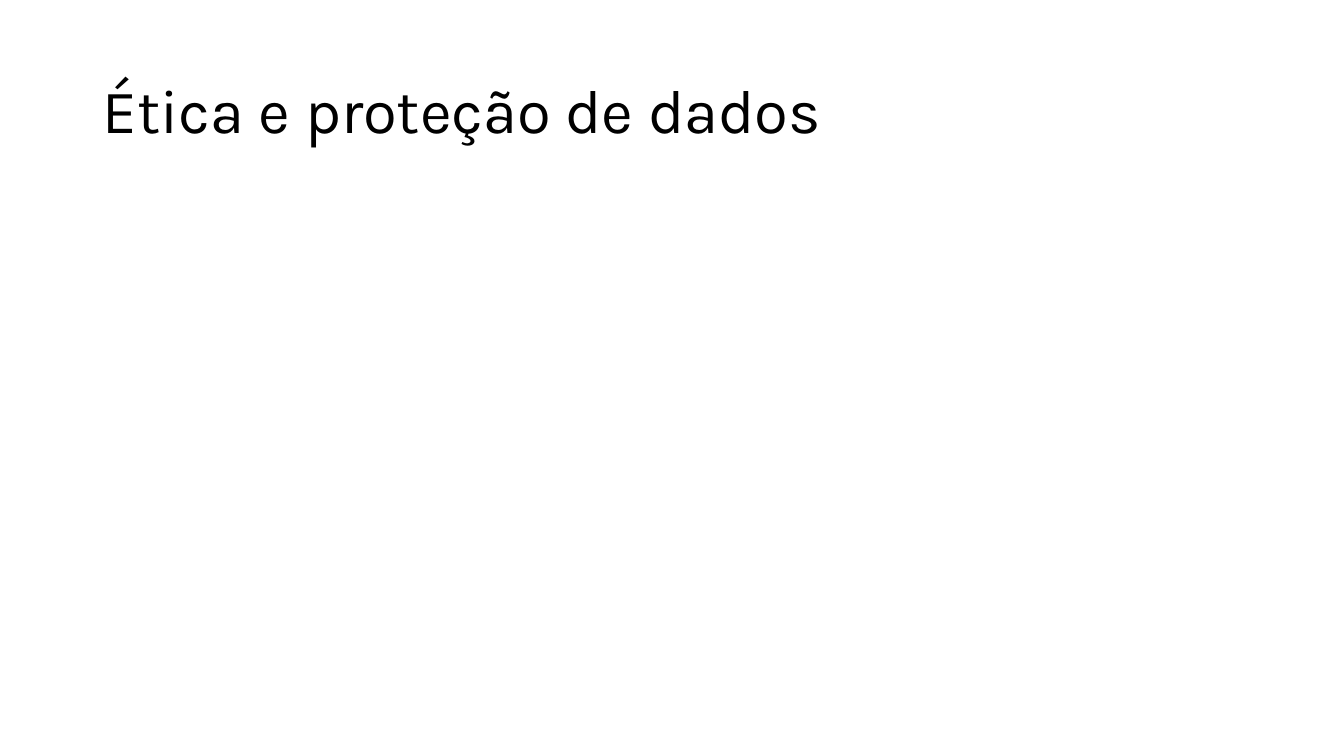
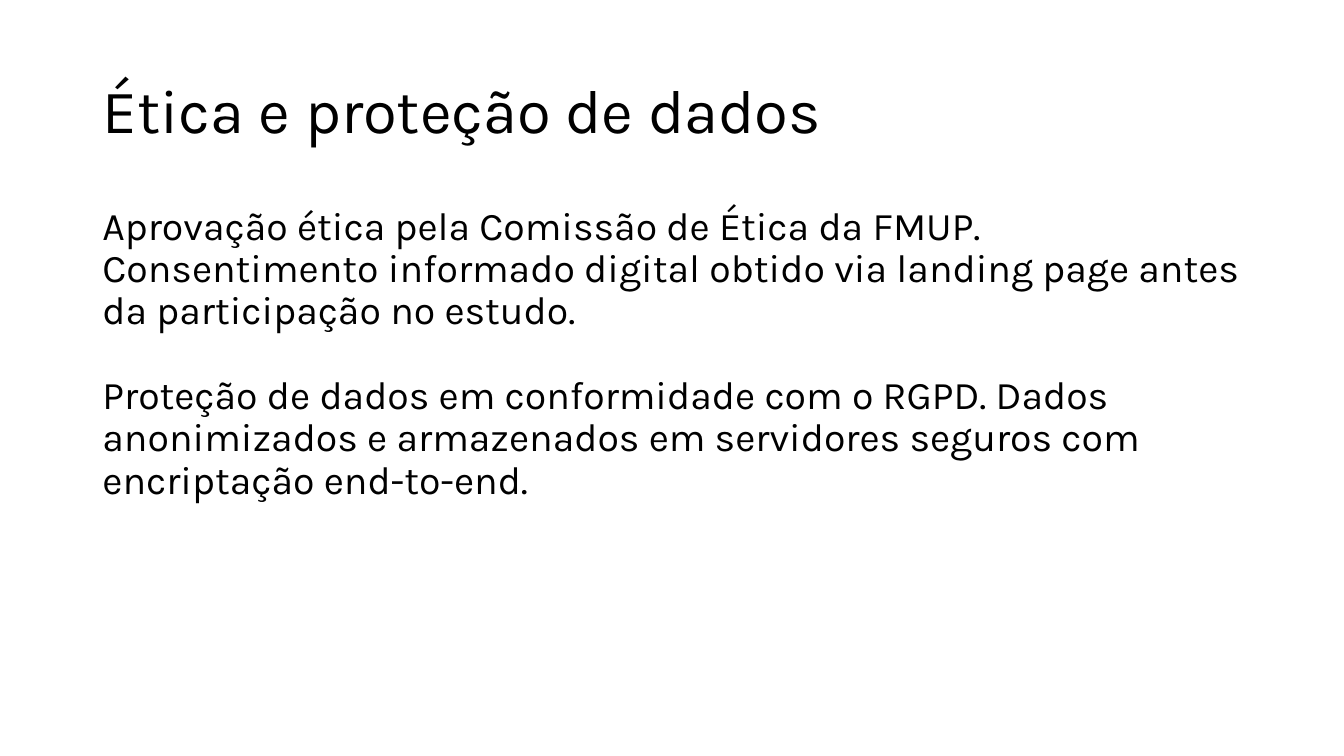
Before and after one commit to sofiawxys/Projeto_FerramentasProdutividade_G_2_E3, a slide deck: slide 10 of projeto_fp_tp10.pptx. Drawn at 1344x756 pixels with LibreOffice and Linux fonts; fonts in the diff are those of the drawing. Boxes give left, top, right and bottom in pixels: in the first picture for what was removed or moved away, otherwise in the second. Text is boxed around its words. In the diff, an @@ line names an element or a change of style, - is before the commit and + after.

```diff
--- a/projeto_fp_tp10.pptx
+++ b/projeto_fp_tp10.pptx
@@ text added at box(102, 205, 1239, 504), 28 pt, text #000000 @@
+Aprovação ética pela Comissão de Ética da FMUP. Consentimento informado digital obtido via landing page antes da participação no estudo.
+Proteção de dados em conformidade com o RGPD. Dados anonimizados e armazenados em servidores seguros com encriptação end-to-end.
```
Also in this commit, not shown: 4 other slides changed, 4 slides added, 4 slides removed.
